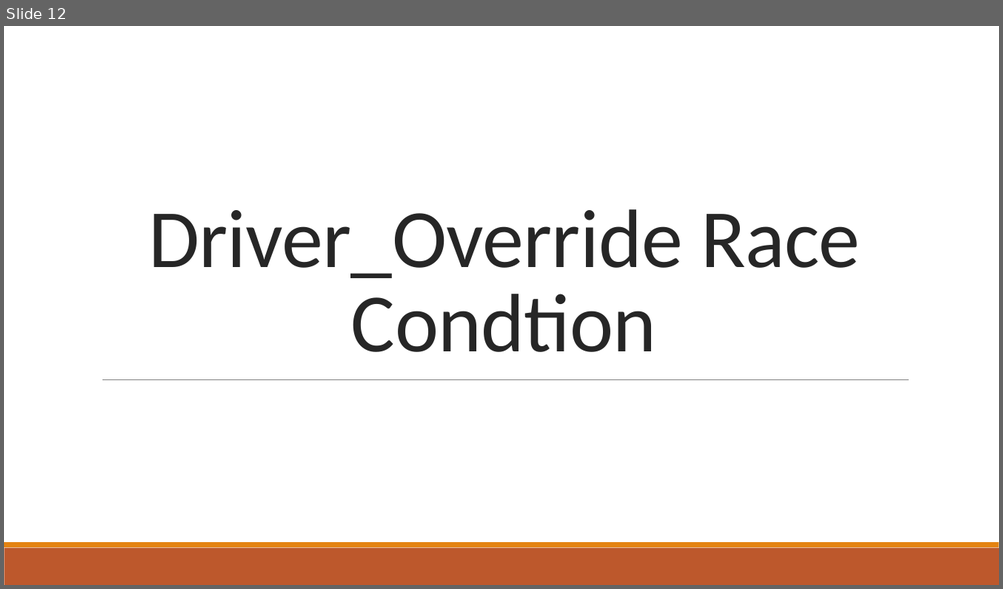
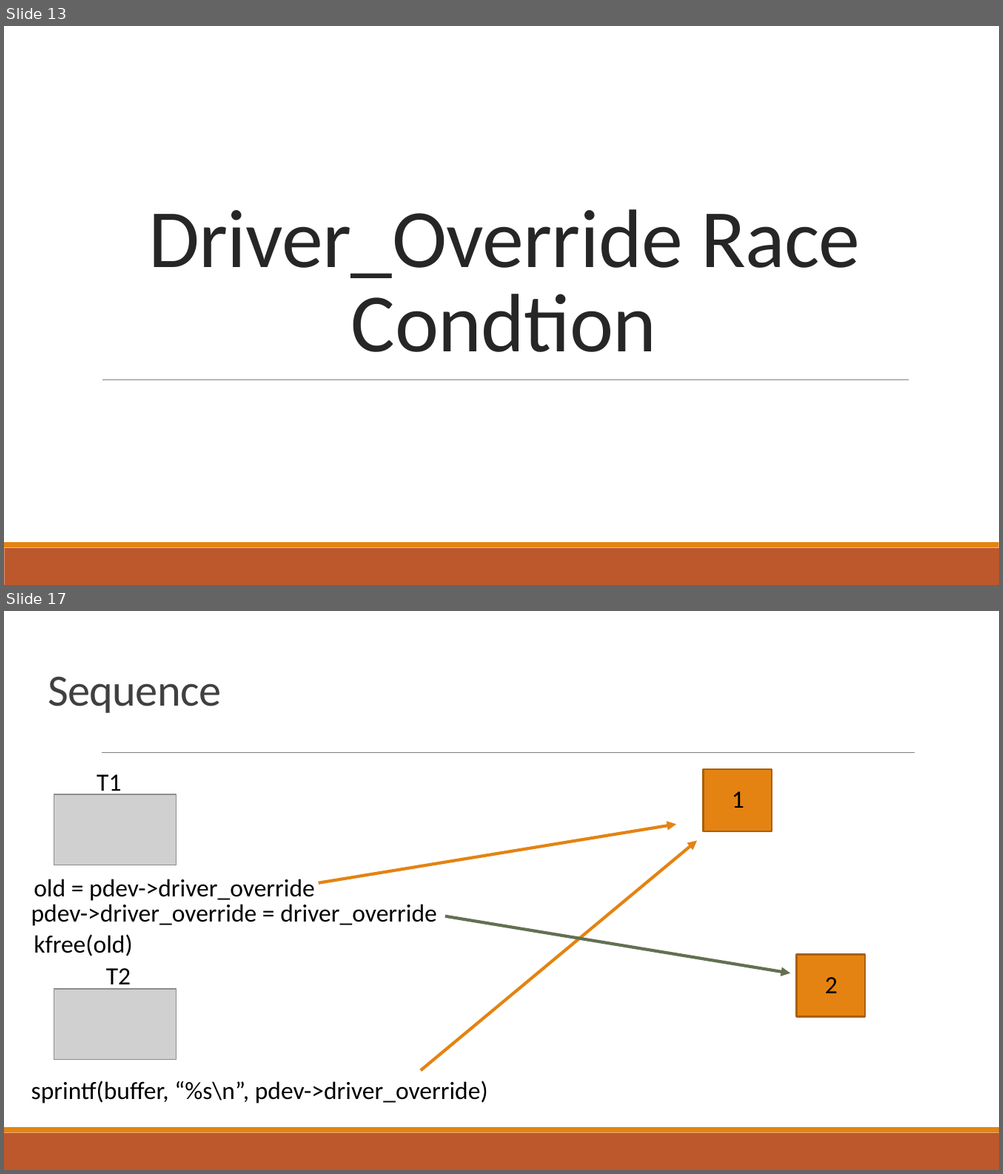
Before and after one commit to ttown386/PaVT-BST, a slide deck: doc/HW2/Tower Probe Race Condition.pptx. Shown one above the other, each under a label of ours: slide 12 before the commit, slides 13 and 17 after it; the slides between them are not shown. The pictures are 1003x589 and 1003x1174 pixels, drawn with LibreOffice and Linux fonts; fonts in the diff are those of the drawing; grey boxes stand for pictures. Boxes give left, top, right and bottom in pixels: in the first picture for what was removed or moved away, otherwise in the second. Text is boxed around its words. In the diff, an @@ line names an element or a change of style, - is before the commit and + after.

```diff
--- a/doc/HW2/Tower Probe Race Condition.pptx
+++ b/doc/HW2/Tower Probe Race Condition.pptx
@@ slide 17 added at [4, 611, 999, 1170], background #FFFFFF; not listed: 2 template elements that a slide beside it also shows @@
@@ title added at [48, 676, 221, 713], 32.4 pt, text #404040 @@
+Sequence
@@ line added from (102, 753) to (914, 753), #808080 0.5 pt @@
@@ text added at [96, 775, 121, 797], 18 pt, text #000000 @@
+T1
@@ rectangle added at [703, 769, 772, 832], fill #E48312, outline #A9610D 1.25 pt @@
@@ picture added at [54, 795, 176, 866] @@
@@ text added at [731, 792, 744, 808], 18 pt, text #000000 @@
+1
@@ arrow added from (318, 883) to (677, 825), #E48312 2.25 pt @@
@@ arrow added from (421, 1071) to (697, 840), #E48312 2.25 pt @@
@@ text added at [34, 879, 315, 901], 18 pt, text #000000 @@
+old = pdev->driver_override
@@ text added at [31, 904, 437, 926], 18 pt, text #000000 @@
+pdev->driver_override = driver_override
@@ arrow added from (444, 917) to (790, 973), #637052 2.25 pt @@
@@ text added at [34, 934, 133, 957], 18 pt, text #000000 @@
+kfree(old)
@@ rectangle added at [797, 955, 865, 1018], fill #E48312, outline #A9610D 1.25 pt @@
@@ text added at [106, 968, 131, 991], 18 pt, text #000000 @@
+T2
@@ text added at [825, 977, 837, 994], 18 pt, text #000000 @@
+2
@@ picture added at [54, 989, 176, 1059] @@
@@ text added at [31, 1081, 488, 1104], 18 pt, text #000000 @@
+sprintf(buffer, “%s\n”, pdev->driver_override)
@@ what was slide 12 is now slide 13 @@
```
Also in this commit, not shown: 4 slides changed, 12 other slides added, 1 slide removed.
